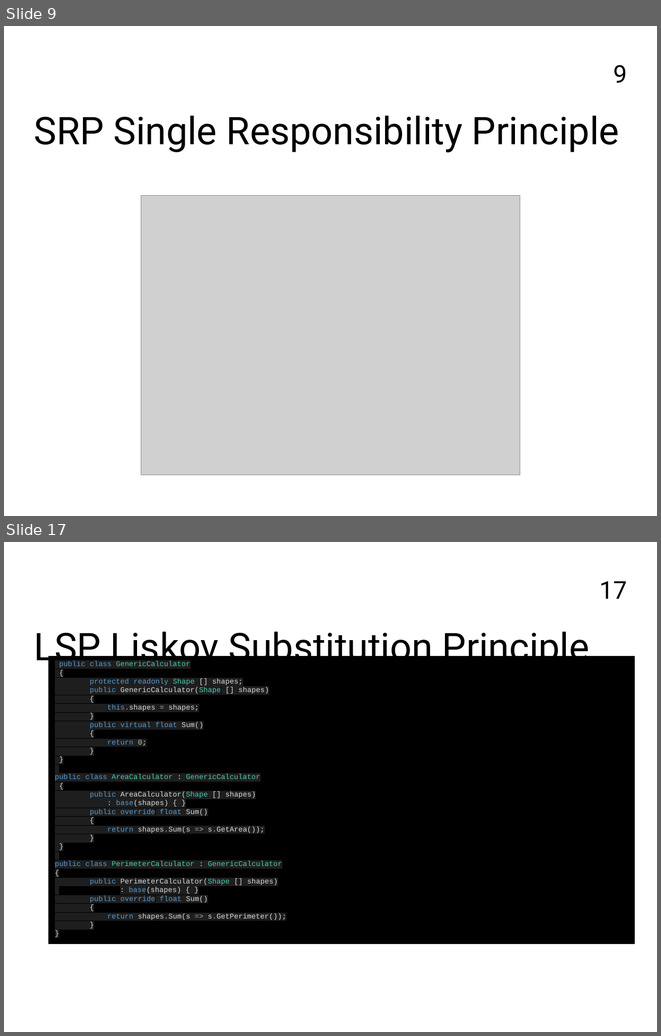
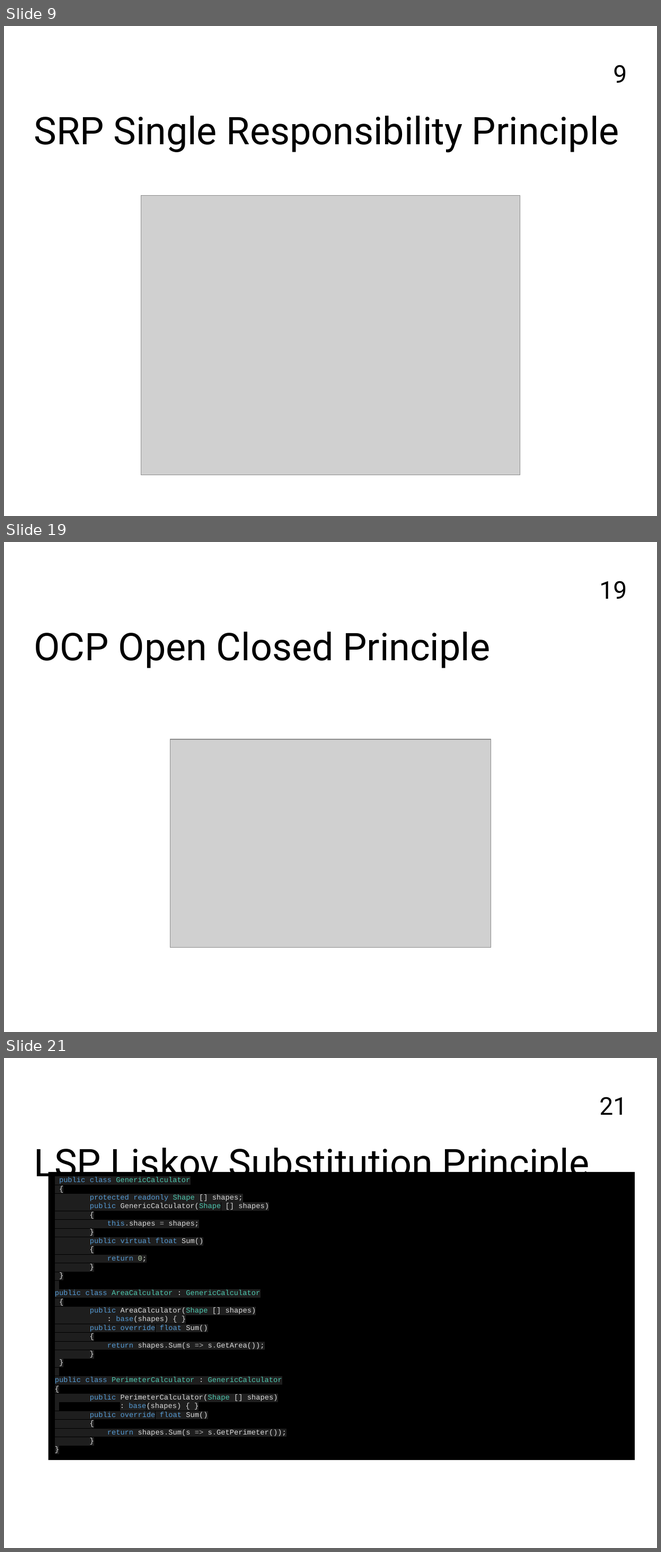
Before and after one commit to FrancoMelandri/SOLID, a slide deck: docs/solid.pptx. Shown one above the other, each under a label of ours: slides 9 and 17 before the commit, slides 9, 19 and 21 after it; the slides between them are not shown. The pictures are 661x1036 and 661x1552 pixels, drawn with LibreOffice and Linux fonts; fonts in the diff are those of the drawing; grey boxes stand for pictures. Boxes give left, top, right and bottom in pixels: in the first picture for what was removed or moved away, otherwise in the second. Text is boxed around its words. In the diff, an @@ line names an element or a change of style, - is before the commit and + after.

Commit message:
removing OCP snippets introducing carbon images

```diff
--- a/docs/solid.pptx
+++ b/docs/solid.pptx
@@ slide 19 added at (x1=4, y1=542, x2=657, y2=1032), background #FFFFFF; not listed: 1 template element that a slide beside it also shows @@
@@ text added at (x1=34, y1=632, x2=491, y2=668), 42 pt, text #000000 @@
+OCP Open Closed Principle
@@ picture added at (x1=170, y1=739, x2=491, y2=947) @@
@@ what was slide 17 is now slide 21 @@
@@ page number at (x1=599, y1=1097, x2=627, y2=1115): text changed @@
-17
+21
```
Also in this commit, not shown: 10 slides changed, 4 other slides added.
